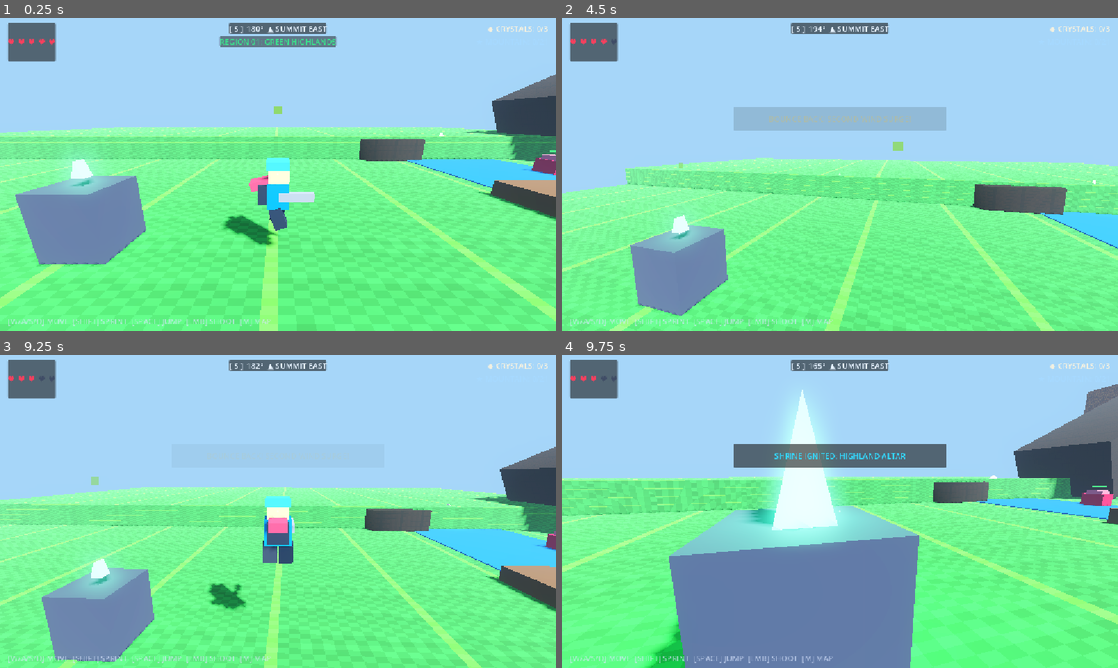
Above: before the commit, frames 1-4 (two rows, left to right).
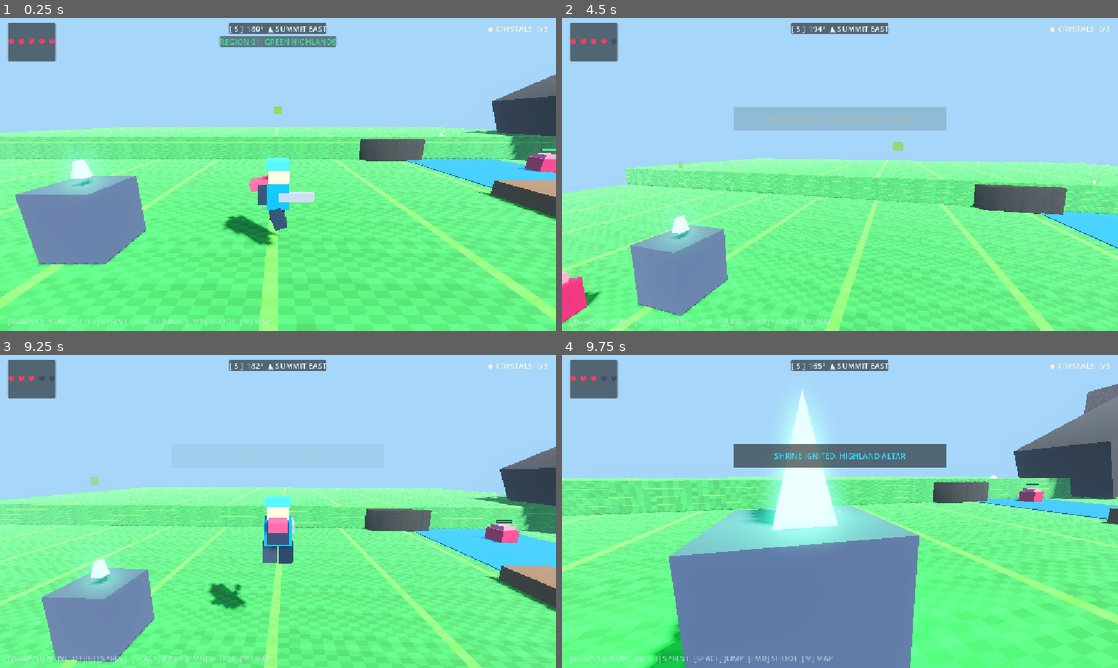
Above: after the commit, the same moments.

Repository: SpanzZzy/Kiozii-Adventure-Game
Game: Godot game, scene res://scenes/world/open_world_mountain.tscn
The game is run twice, just before and just after one commit, with the same random seed, the same clock (stepped at 60 frames per second) and the same inputs. This scene is started directly instead of the project's main scene.
Inputs (mouse positions are in pixels of both pictures, inside the frame that each line leads up to):
- Up to frame 1 (0.25 s): no input
- Up to frame 2 (4.5 s): tap Enter at 0.5 s; move the mouse to (867, 174) at 0.52 s; hold J (shoot) 0.53-1.28 s; hold W (move_forward) from 0.53 s (still down); click (867, 174) at 0.67 s; tap Space (jump) at 0.77, 1.52, 3.02, 3.77, 4.25 s; move the mouse to (812, 174) at 1.27 s; tap Shift (sprint) at 1.35 s; move the mouse to (851, 168) at 2.02 s; hold C (toggle_camera) 2.03-2.78 s; move the mouse to (834, 180) at 2.77 s; tap J (shoot) at 2.85 s; click (834, 180) at 2.92 s; move the mouse to (878, 177) at 3.52 s; hold Shift (sprint) 3.53-4.28 s; move the mouse to (795, 171) at 4.27 s; tap C (toggle_camera) at 4.35 s
- Up to frame 3 (9.25 s): tap Space (jump) at 4.52, 6.02, 6.77, 7.52, 9.02 s; move the mouse to (283, 511) at 5.02 s; hold J (shoot) 5.03-5.78 s; click (283, 511) at 5.17 s; move the mouse to (255, 505) at 5.77 s; release W (move_forward) at 5.78 s; hold Right (move_right) 5.78-6.53 s; tap Shift (sprint) at 5.85 s; move the mouse to (305, 511) at 6.52 s; hold C (toggle_camera) 6.53-7.28 s; hold W (move_forward) 6.53-8.78 s; move the mouse to (250, 511) at 7.27 s; tap J (shoot) at 7.35 s; click (250, 511) at 7.42 s; move the mouse to (289, 505) at 8.02 s; hold Shift (sprint) 8.03-8.78 s; move the mouse to (272, 517) at 8.77 s; hold Left (move_left) from 8.78 s (still down); tap C (toggle_camera) at 8.85 s
- Up to frame 4 (9.75 s): move the mouse to (878, 514) at 9.52 s; release Left (move_left) at 9.53 s; hold W (move_forward) from 9.53 s (still down); hold J (shoot) from 9.53 s (still down); click (878, 514) at 9.67 s

The runs differ from the first frame. In frame 1, 0.3% of the frame differs, in the area x 93-100%, y 41-51%; in frame 2, 0.6%, in the area x 0-7%, y 81-98%; in frame 3, 0.4%; in frame 4, 0.5%.
Error before the commit: Parse Error: Identifier "is_dead" not declared in the current scope. (res://scripts/enemy_scout_3d.gd:46)

Commit message:
fix(portal): resolve deferred scene change and inside_tree lifecycle guards

Diff:
--- a/kiozii/scripts/enemy_golem_3d.gd
+++ b/kiozii/scripts/enemy_golem_3d.gd
@@ -40,7 +40,7 @@
 	speed = base_speed
 
 func _physics_process(delta: float) -> void:
-	if is_dead or not is_inside_tree():
+	if not is_inside_tree():
 		return
 	if not is_on_floor():
 		velocity.y -= 35.0 * delta
--- a/kiozii/scripts/enemy_scout_3d.gd
+++ b/kiozii/scripts/enemy_scout_3d.gd
@@ -43,7 +43,7 @@
 	speed = base_speed
 
 func _physics_process(delta: float) -> void:
-	if is_dead or not is_inside_tree():
+	if not is_inside_tree():
 		return
 	if not is_on_floor():
 		velocity.y -= 30.0 * delta
--- a/kiozii/scripts/enemy_sniper_3d.gd
+++ b/kiozii/scripts/enemy_sniper_3d.gd
@@ -40,7 +40,7 @@
 		bullet_speed = 17.0
 
 func _physics_process(delta: float) -> void:
-	if is_dead or not is_inside_tree():
+	if not is_inside_tree():
 		return
 	if not is_on_floor():
 		velocity.y -= 30.0 * delta
--- a/kiozii/scripts/resolve_crystal_3d.gd
+++ b/kiozii/scripts/resolve_crystal_3d.gd
@@ -36,7 +36,7 @@
 		queue_free()
 
 func _physics_process(delta: float) -> void:
-	if collected:
+	if collected or not is_inside_tree():
 		return
 	# smooth slow rotation
 	rotation.y += delta * 1.6
--- a/kiozii/tests/test_portal_error.gd
+++ /dev/null
@@ -1,8 +0,0 @@
-extends Node
-func _ready():
-    var world_scene = load("res://scenes/world/open_world_mountain.tscn")
-    var world = world_scene.instantiate()
-    add_child(world)
-    var player = world.get_node("Player3D")
-    # Trigger victory portal entered
-    world._on_victory_portal_entered(player)
--- a/kiozii/tests/test_portal_error.tscn
+++ /dev/null
@@ -1,4 +0,0 @@
-[gd_scene load_steps=2 format=3]
-[ext_resource type="Script" path="res://tests/test_portal_error.gd" id="1_err"]
-[node name="TestPortalError" type="Node"]
-script = ExtResource("1_err")
